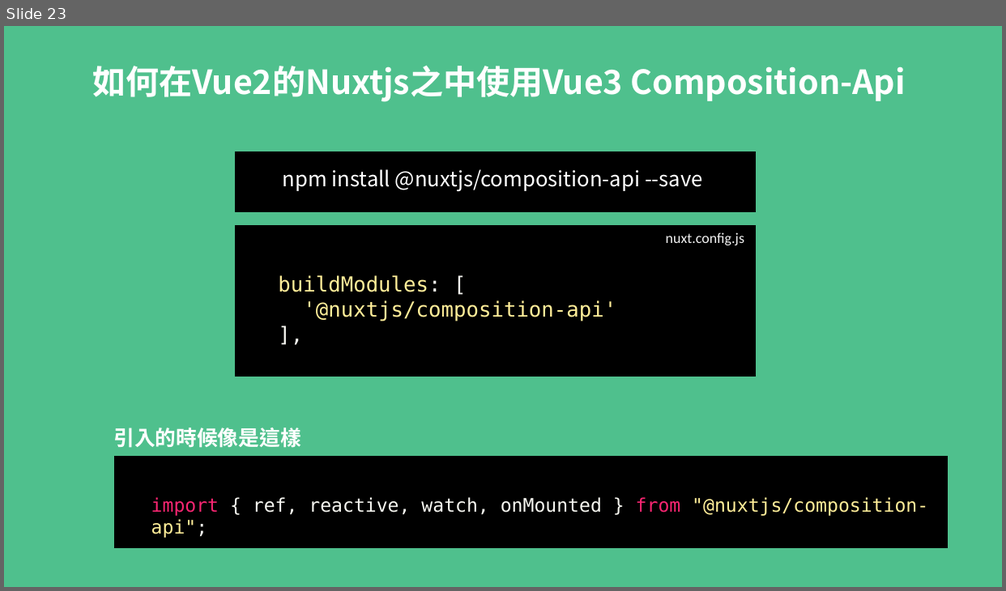
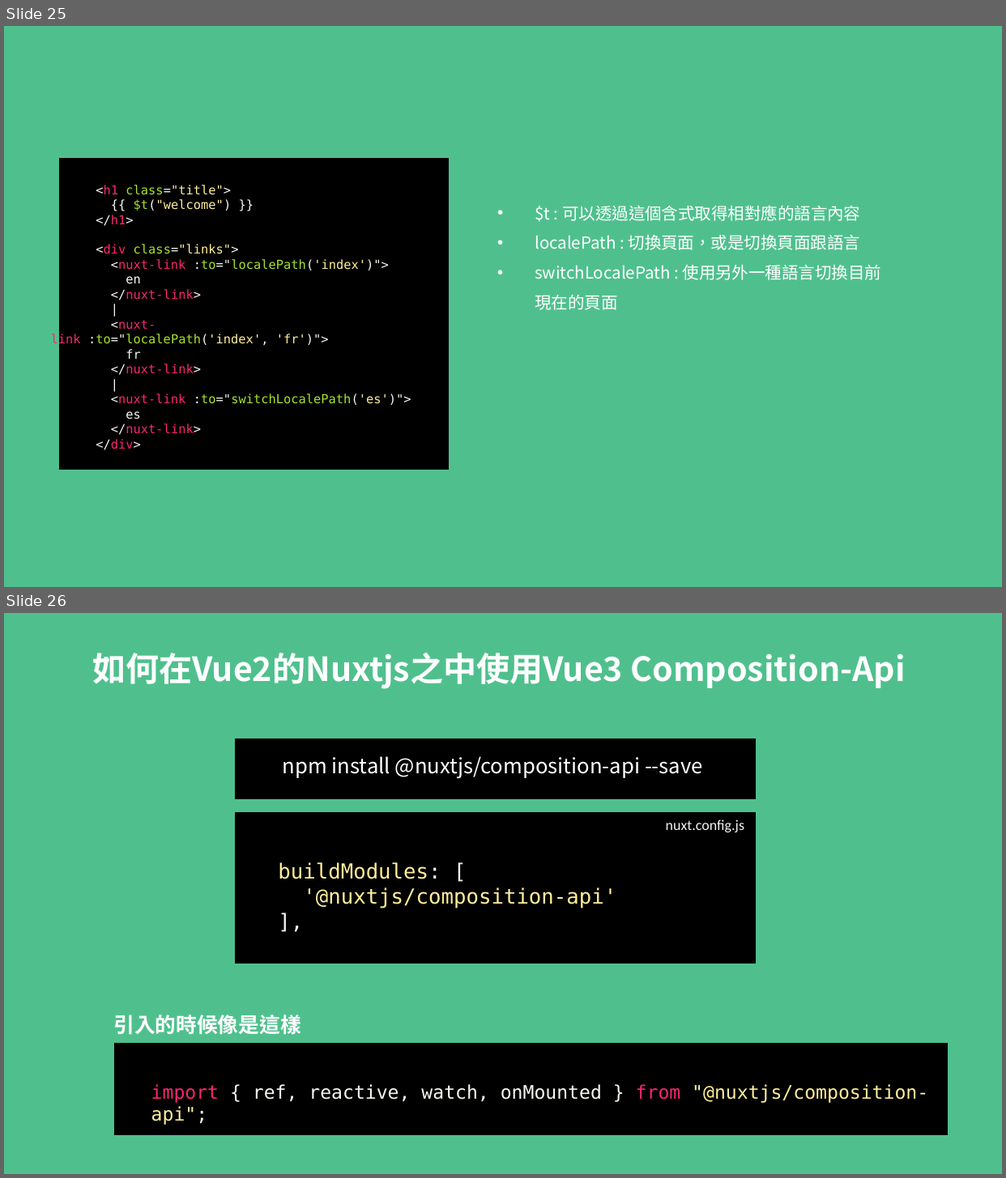
Before and after one commit to MikeOnlineCourse/Vue3_Course_Nuxt_Example, a slide deck: nuxt.pptx. Shown one above the other, each under a label of ours: slide 23 before the commit, slides 25 and 26 after it. The pictures are 1006x591 and 1006x1178 pixels, drawn with LibreOffice and Linux fonts; fonts in the diff are those of the drawing. Boxes give left, top, right and bottom in pixels: in the first picture for what was removed or moved away, otherwise in the second. Text is boxed around its words. In the diff, an @@ line names an element or a change of style, - is before the commit and + after.

Commit message:
add ppt

```diff
--- a/nuxt.pptx
+++ b/nuxt.pptx
@@ slide 25 added at [4,26,1002,587], background #4FC08D @@
@@ rectangle added at [60,159,449,469], fill #000000, outline #000000 1 pt @@
@@ text added at [51,185,411,450], 12 pt, text #F92672 @@
+<h1 class="title">
+{{ $t("welcome") }}
+</h1>
+<div class="links">
+<nuxt-link :to="localePath('index')">
+en
+</nuxt-link>
+|
+<nuxt-link :to="localePath('index', 'fr')">
+fr
+</nuxt-link>
+|
+<nuxt-link :to="switchLocalePath('es')">
+es
+</nuxt-link>
+</div>
@@ text added at [535,205,882,310], 16 pt, text #FFFFFF @@
+• $t : 可以透過這個含式取得相對應的語言內容
+• localePath : 切換頁面，或是切換頁面跟語言
+• switchLocalePath : 使用另外一種語言切換目前現在的頁面
@@ what was slide 23 is now slide 26 @@
```
Also in this commit, not shown: 2 other slides added.
